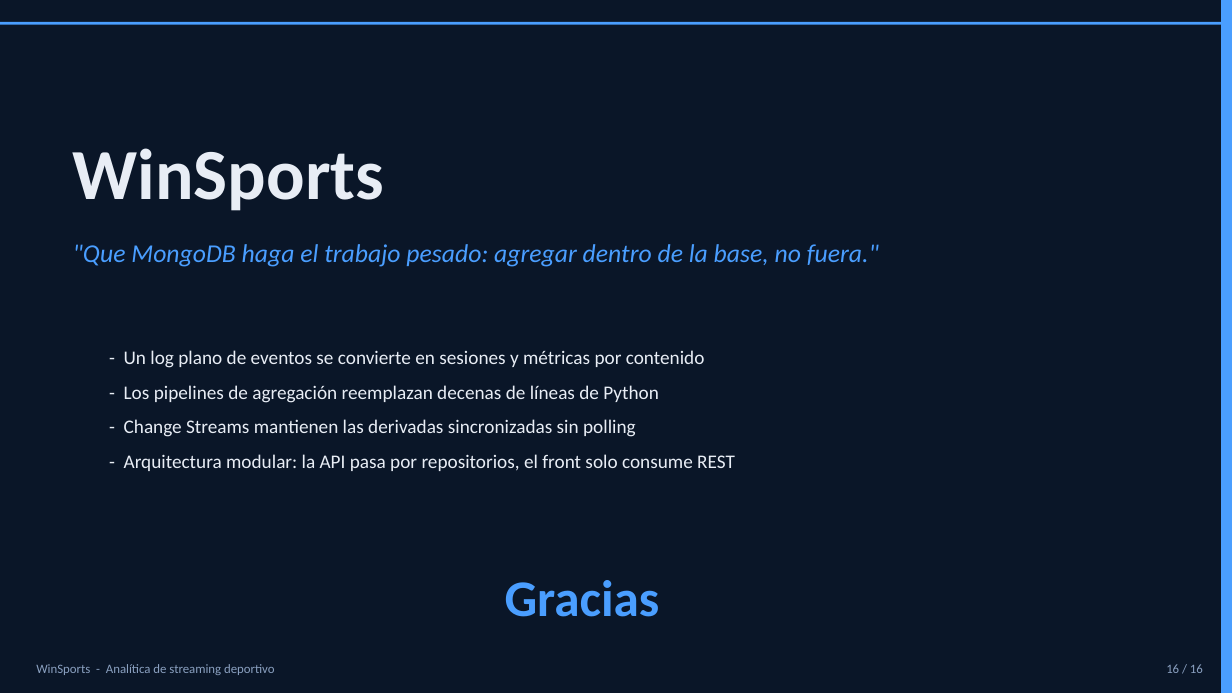
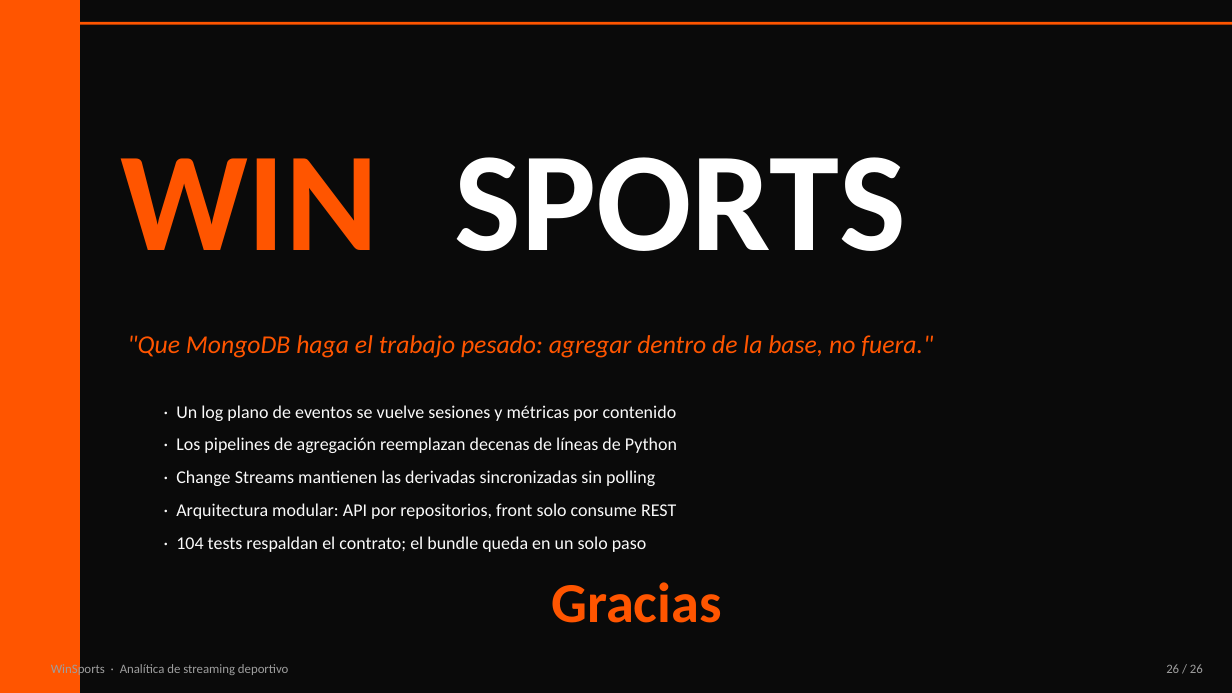
Before and after one commit to Juanjooooooooooo/WinSports, a slide deck: slide 26 of docs/WinSports_Presentacion.pptx (slide 16 before the commit). Drawn at 1232x693 pixels with LibreOffice and Linux fonts; fonts in the diff are those of the drawing. Boxes give left, top, right and bottom in pixels: in the first picture for what was removed or moved away, otherwise in the second. Text is boxed around its words. In the diff, an @@ line names an element or a change of style, - is before the commit and + after.

```diff
--- a/docs/WinSports_Presentacion.pptx
+++ b/docs/WinSports_Presentacion.pptx
@@ rectangle at box(0, 0, 1232, 693): fill #0A1628 to #0A0A0A @@
@@ rectangle at box(0, 22, 1232, 25): fill #4A9EFF to #FF5500 @@
@@ rectangle added at box(0, 0, 80, 693), fill #FF5500 @@
@@ rectangle removed at box(1222, 0, 1232, 693) @@
@@ text removed at box(73, 148, 384, 211) @@
-WinSports
@@ text added at box(120, 158, 378, 250), 110 pt, text #FF5500, bold @@
+WIN
@@ text added at box(455, 157, 906, 251), 110 pt, text #FFFFFF, bold @@
+SPORTS
@@ text ""Que MongoDB haga el trabajo ...": place and size @@
-text ""Que MongoDB haga el trabajo ..." at box(73, 244, 879, 267)
+text ""Que MongoDB haga el trabajo ..." at box(127, 335, 933, 358)
@@ text ""Que MongoDB haga el trabajo ..." at box(127, 335, 933, 358): text colour #4A9EFF to #FF5500 @@
@@ text at box(176, 405, 677, 421): text changed; size 15 to 14 pt; text colour #E8EDF5 to #FAFAFA @@
-- Un log plano de eventos se convierte en sesiones y métricas por contenido
+· Un log plano de eventos se vuelve sesiones y métricas por contenido
@@ text at box(176, 437, 677, 453): text changed; size 15 to 14 pt; text colour #E8EDF5 to #FAFAFA @@
-- Los pipelines de agregación reemplazan decenas de líneas de Python
+· Los pipelines de agregación reemplazan decenas de líneas de Python
@@ text at box(176, 470, 655, 486): text changed; size 15 to 14 pt; text colour #E8EDF5 to #FAFAFA @@
-- Change Streams mantienen las derivadas sincronizadas sin polling
+· Change Streams mantienen las derivadas sincronizadas sin polling
@@ text at box(176, 503, 676, 519): text changed; size 15 to 14 pt; text colour #E8EDF5 to #FAFAFA @@
-- Arquitectura modular: la API pasa por repositorios, el front solo consume REST
+· Arquitectura modular: API por repositorios, front solo consume REST
@@ text added at box(176, 536, 647, 552), 14 pt, text #FAFAFA @@
+· 104 tests respaldan el contrato; el bundle queda en un solo paso
@@ text "Gracias": place and size @@
-text "Gracias" at box(505, 580, 660, 617)
+text "Gracias" at box(551, 582, 721, 623)
@@ text "Gracias" at box(551, 582, 721, 623): size 40 to 44 pt, text colour #4A9EFF to #FF5500 @@
@@ rectangle added at box(36, 663, 45, 672), fill #FF5500 @@
@@ text at box(51, 662, 289, 677): text changed; text colour #8AA0C0 to #9E9E9E @@
-WinSports - Analítica de streaming deportivo
+WinSports · Analítica de streaming deportivo
@@ text at box(1166, 664, 1203, 673): text changed; text colour #8AA0C0 to #9E9E9E @@
-16 / 16
+26 / 26
```
Also in this commit, not shown: 10 other slides changed, 15 slides added, 5 slides removed, 6 other files.
